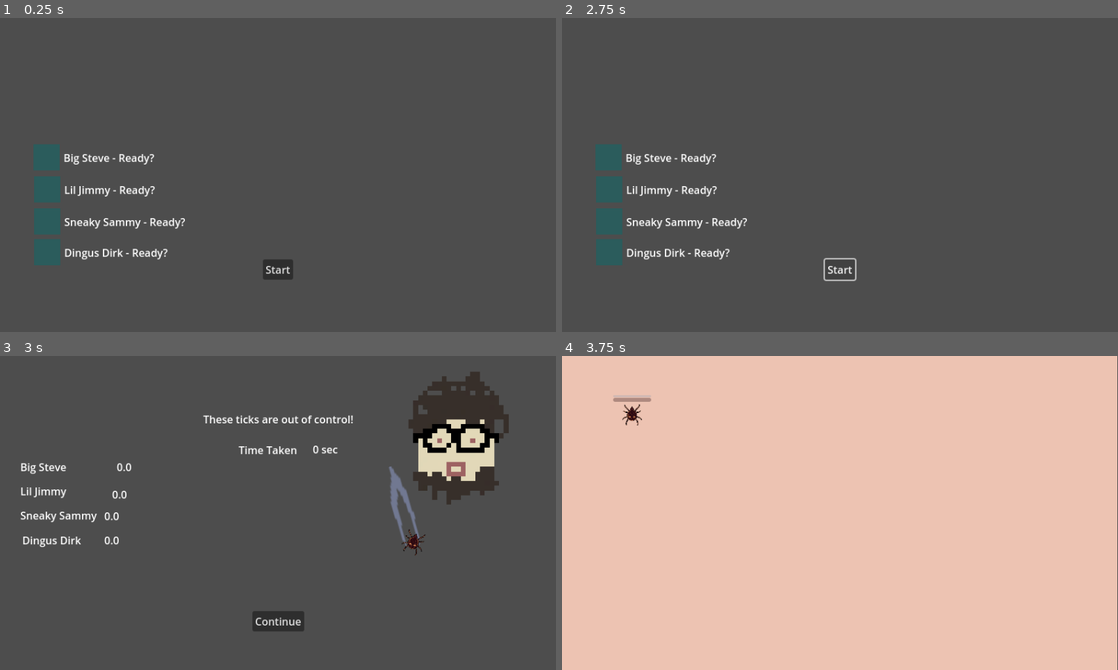
Above: before the commit, frames 1-4 (two rows, left to right).
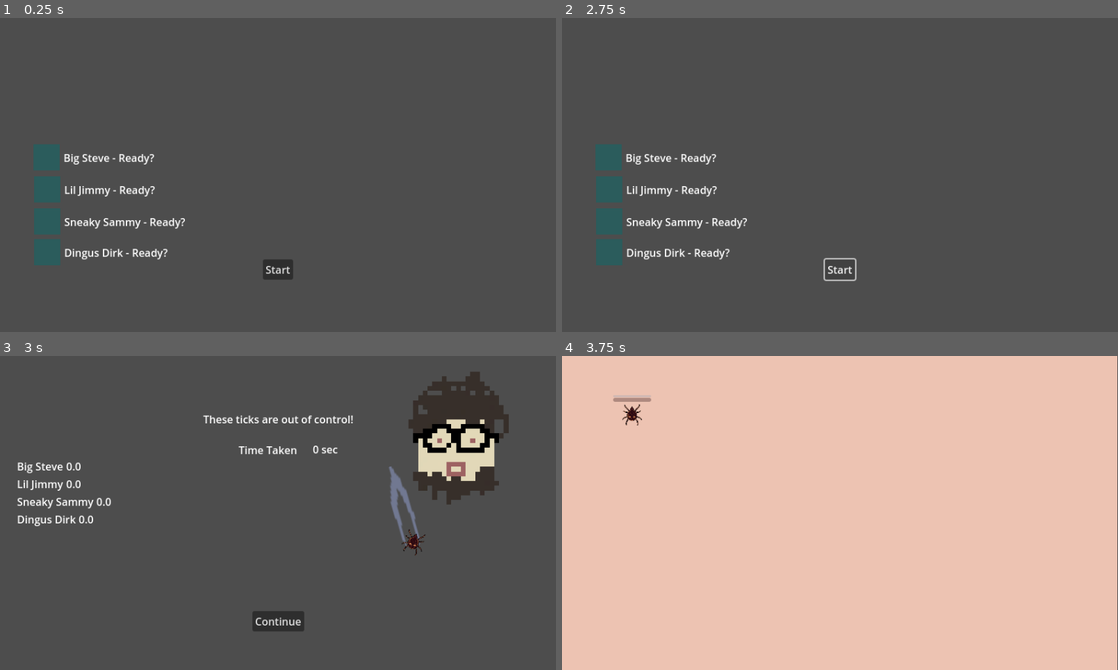
Above: after the commit, the same moments.

Repository: Topech/tick-souls
Game: Godot game, scene res://main_scene.tscn
Two runs of this game, one before a commit and one after it. Both use one fixed random seed, a clock stepped at 60 frames per second and the inputs below.
Inputs:
- Up to frame 1 (0.25 s): no input
- Up to frame 2 (2.75 s): click "Start" at 0.5 s; click "Start" at 1.25 s; click "Start" at 2 s
- Up to frame 3 (3 s): tap Enter (ui_accept) at 2.75 s; hold P from 2.78 s (still down)
- Up to frame 4 (3.75 s): tap Enter (ui_accept) at 3.02 s; release P at 3.5 s; click "Continue" at 3.5 s

Frames 1-2 are identical in both runs. In frame 3, 1.3% of the frame differs, in the area x 3-24%, y 33-61%; in frame 4, nothing differs.

Commit message:
improve leaderboard

Diff:
--- a/root_scenes/round/round_leaderboard.gd
+++ b/root_scenes/round/round_leaderboard.gd
@@ -8,15 +8,15 @@
 var round_duration: int
 
 
-@onready var p1_name_label = $P1Label
-@onready var p2_name_label = $P2Label
-@onready var p3_name_label = $P3Label
-@onready var p4_name_label = $P4Label
+@onready var p1_name_label = $LabelList/P1Label/NameLabel
+@onready var p2_name_label = $LabelList/P2Label/NameLabel
+@onready var p3_name_label = $LabelList/P3Label/NameLabel
+@onready var p4_name_label = $LabelList/P4Label/NameLabel
 
-@onready var p1_score_label = $P1Label/P1ScoreValue
-@onready var p2_score_label = $P2Label/P2ScoreValue
-@onready var p3_score_label = $P3Label/P3ScoreValue
-@onready var p4_score_label = $P4Label/P4ScoreValue
+@onready var p1_score_label = $LabelList/P1Label/ScoreLabel
+@onready var p2_score_label = $LabelList/P2Label/ScoreLabel
+@onready var p3_score_label = $LabelList/P3Label/ScoreLabel
+@onready var p4_score_label = $LabelList/P4Label/ScoreLabel
 
 @onready var score_value = $RoundDurationLabel/RoundDurationValue
 
--- a/root_scenes/round/round_leaderboard.tscn
+++ b/root_scenes/round/round_leaderboard.tscn
@@ -42,63 +42,57 @@
 offset_top = -90.0
 offset_bottom = -59.0
 
-[node name="P1Label" type="Label" parent="."]
+[node name="LabelList" type="VBoxContainer" parent="."]
 layout_mode = 0
-offset_left = 31.0
-offset_top = 158.0
-offset_right = 71.0
-offset_bottom = 181.0
+offset_left = 26.0
+offset_top = 157.0
+offset_right = 93.0
+offset_bottom = 197.0
+
+[node name="P1Label" type="HBoxContainer" parent="LabelList"]
+custom_minimum_size = Vector2(200, 0)
+layout_mode = 2
+
+[node name="NameLabel" type="Label" parent="LabelList/P1Label"]
+layout_mode = 2
 text = "Player 1"
 
-[node name="P1ScoreValue" type="Label" parent="P1Label"]
-layout_mode = 0
-offset_left = 147.0
-offset_right = 187.0
-offset_bottom = 23.0
+[node name="ScoreLabel" type="Label" parent="LabelList/P1Label"]
+layout_mode = 2
+text = "0.0"
 
-[node name="P2Label" type="Label" parent="."]
-layout_mode = 0
-offset_left = 31.0
-offset_top = 195.0
-offset_right = 93.0
-offset_bottom = 218.0
+[node name="P2Label" type="HBoxContainer" parent="LabelList"]
+layout_mode = 2
+
+[node name="NameLabel" type="Label" parent="LabelList/P2Label"]
+layout_mode = 2
 text = "Player 2"
 
-[node name="P2ScoreValue" type="Label" parent="P2Label"]
-layout_mode = 0
-offset_left = 140.0
-offset_top = 5.0
-offset_right = 180.0
-offset_bottom = 28.0
+[node name="ScoreLabel" type="Label" parent="LabelList/P2Label"]
+layout_mode = 2
+text = "0.0"
 
-[node name="P3Label" type="Label" parent="."]
-layout_mode = 0
-offset_left = 31.0
-offset_top = 232.0
-offset_right = 93.0
-offset_bottom = 255.0
+[node name="P3Label" type="HBoxContainer" parent="LabelList"]
+layout_mode = 2
+
+[node name="NameLabel" type="Label" parent="LabelList/P3Label"]
+layout_mode = 2
 text = "Player 3"
 
-[node name="P3ScoreValue" type="Label" parent="P3Label"]
-layout_mode = 0
-offset_left = 128.0
-offset_top = 1.0
-offset_right = 168.0
-offset_bottom = 24.0
+[node name="ScoreLabel" type="Label" parent="LabelList/P3Label"]
+layout_mode = 2
+text = "0.0"
 
-[node name="P4Label" type="Label" parent="."]
-layout_mode = 0
-offset_left = 34.0
-offset_top = 270.0
-offset_right = 96.0
-offset_bottom = 293.0
+[node name="P4Label" type="HBoxContainer" parent="LabelList"]
+layout_mode = 2
+
+[node name="NameLabel" type="Label" parent="LabelList/P4Label"]
+layout_mode = 2
 text = "Player 4"
 
-[node name="P4ScoreValue" type="Label" parent="P4Label"]
-layout_mode = 0
-offset_left = 125.0
-offset_right = 165.0
-offset_bottom = 23.0
+[node name="ScoreLabel" type="Label" parent="LabelList/P4Label"]
+layout_mode = 2
+text = "0.0"
 
 [node name="RoundDurationLabel" type="Label" parent="."]
 layout_mode = 0
